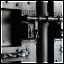
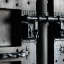
Layers edited between the first and the second 64 x 64 image:
removed layer "over" (was overlay) over [1, 1, 63, 63]
removed layer "border" over [0, 0, 64, 64]
